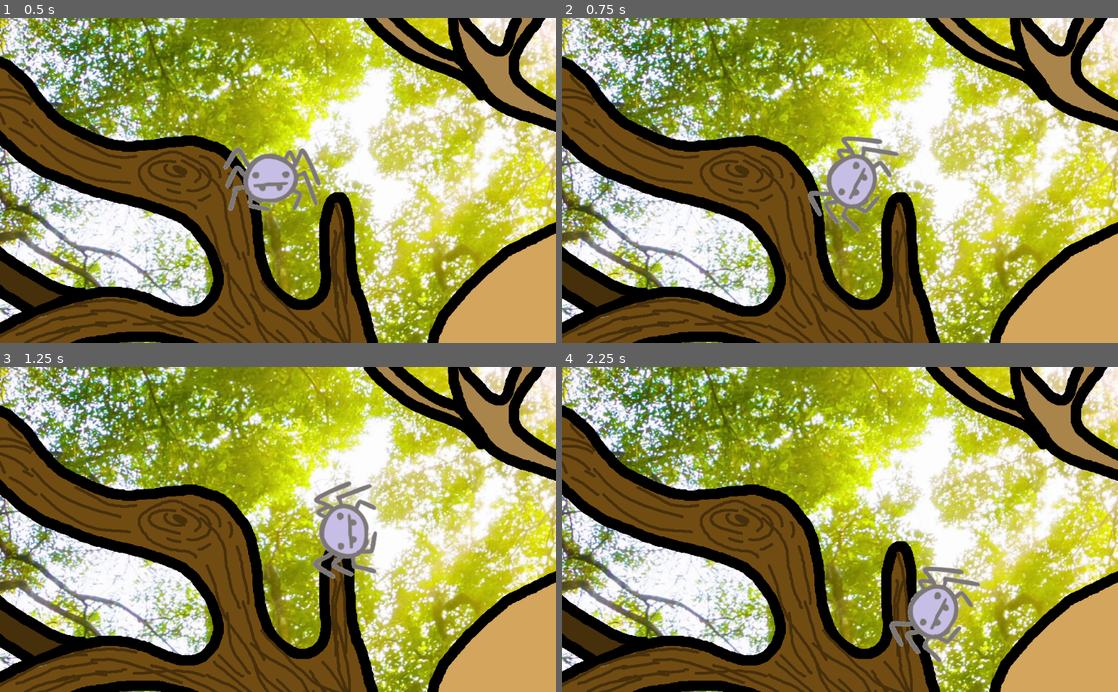
Above: before the commit, frames 1-4 (two rows, left to right).
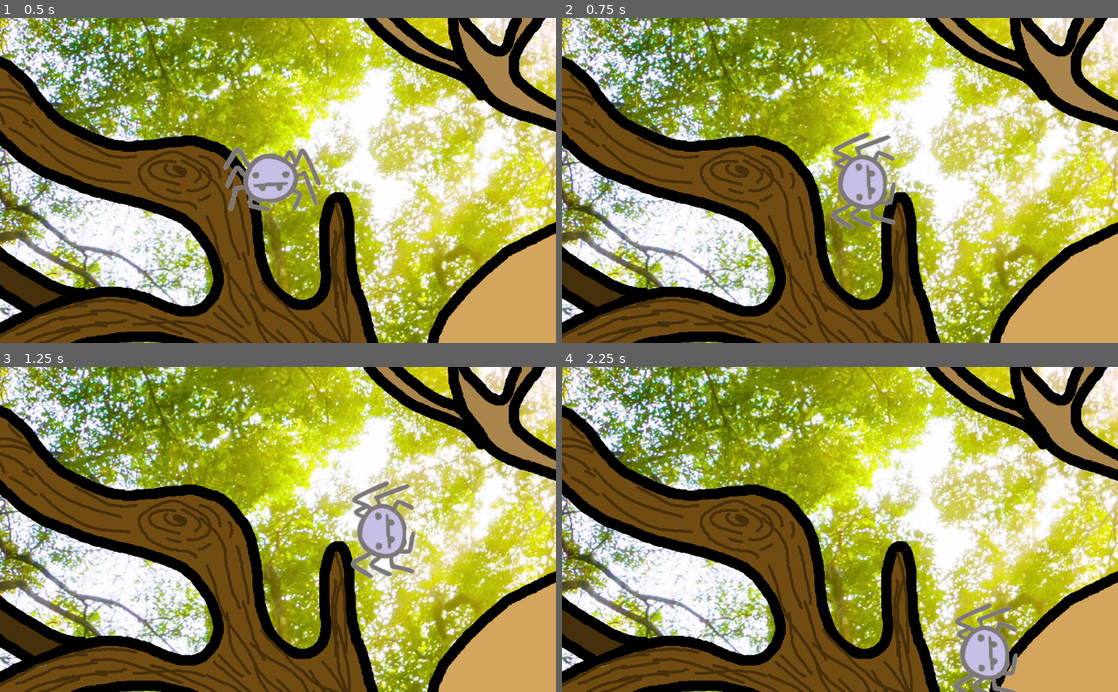
Above: after the commit, the same moments.

Repository: MarmotaGames/aracnotopia
Game: Godot game, scene res://main.tscn
Two runs of this game, one before a commit and one after it. Both use one fixed random seed, a clock stepped at 60 frames per second and the inputs below.
Inputs:
- Up to frame 1 (0.5 s): no input
- Up to frame 2 (0.75 s): tap Enter at 0.5 s; hold Right (ui_right) from 0.53 s (still down)
- Up to frame 3 (1.25 s): keep holding Right (ui_right)
- Up to frame 4 (2.25 s): release Right (ui_right) at 1.28 s; hold Down (ui_down) 1.28-2.03 s; hold Right (ui_right) from 2.03 s (still down)

Frame 1 is identical in both runs. In frame 2, 2.2% of the frame differs, in the area x 44-61%, y 35-67%; in frame 3, 3.4%; in frame 4, 3.9%, in the area x 58-82%, y 61-100%.

Commit message:
Spider rotation works correctly now

Diff:
--- a/GodotProject/player/Player.gd
+++ b/GodotProject/player/Player.gd
@@ -1,30 +1,52 @@
 extends KinematicBody2D
 
-var speed = 200
+var speed = 300
 var direction = Vector2(0,0)
 var angle = 0
-var spiderAngle = 0
+var front = 0
+var back = 180
+var step = 1
+var rotationSpeed = 15
+var mustRotate = false
 
 func _physics_process(delta):
 	direction = Vector2(0,0)
 
 	update_direction()
+	if mustRotate:
+		getRotation()
+		mustRotate = false
+	evalRotation()
 
+	if front < (angle-5) or front > (angle+5):
+		$SpiderSprite.rotation_degrees += (step * rotationSpeed)
+	else:
+		$SpiderSprite.rotation_degrees = angle
 	move_and_slide(direction*speed)
+
+
 
 func update_direction():
 	if Input.is_action_pressed("ui_up"):
 		direction.y -= 1
+		mustRotate = true
 
 	if Input.is_action_pressed("ui_down"):
 		direction.y += 1
+		mustRotate = true
 
 	if Input.is_action_pressed("ui_left"):
 		direction.x -= 1
+		mustRotate = true
 
 	if Input.is_action_pressed("ui_right"):
 		direction.x += 1
+		mustRotate = true
 
+
+#GRAUS
+
+func getRotation():
 	if direction.x == 0:
 		if direction.y == -1:
 			angle = 180
@@ -47,17 +69,24 @@
 		if direction.y == 1:
 			angle = 45
 
+func evalRotation():
+	front = int($SpiderSprite.rotation_degrees)%360
+	back = (front+180)%360
 
-	spiderAngle = int($SpiderSprite.rotation_degrees)%360
-	if spiderAngle < 0:
-		spiderAngle += 360
+	print("Angulo desejado:", angle, "Angulo atual:", front, "Rotation:", $SpiderSprite.rotation_degrees)
 
-	if  spiderAngle != angle:
-		var fator = 1
-		if angle - spiderAngle < 0 or (angle >= 225 and spiderAngle <= 90):
-			fator = -1
-			if (0 <= angle and angle < 90) and (spiderAngle > 180):
-				fator = 1
-		print("Angulo desejado",angle)
-		$SpiderSprite.rotation_degrees += 5*fator
-		print("Angulo aranha",spiderAngle)
+	if front < 180:
+		if angle <= back and angle > front:
+			step = 1
+		else:
+			step = -1
+			#angle = (360 - angle)%360 * -1
+	else:
+		if angle >= back and angle < front:
+			step = -1
+			#angle = (360 - angle)%360 * -1
+		else:
+			step = 1
+
+	if $SpiderSprite.rotation_degrees == 0 and step == -1:
+		$SpiderSprite.rotation_degrees = 360
--- a/GodotProject/player/Player.tscn
+++ b/GodotProject/player/Player.tscn
@@ -8,7 +8,7 @@
 custom_solver_bias = 0.0
 radius = 50.0
 
-[node name="Spider" type="KinematicBody2D" index="0"]
+[node name="Spider" type="KinematicBody2D"]
 
 input_pickable = false
 collision_layer = 1
